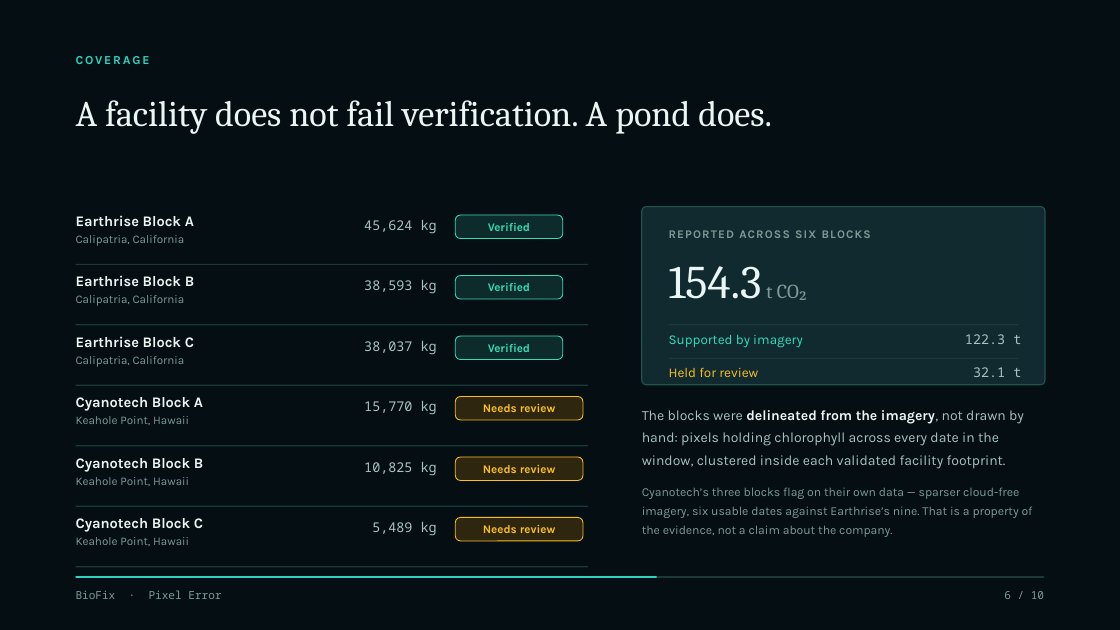
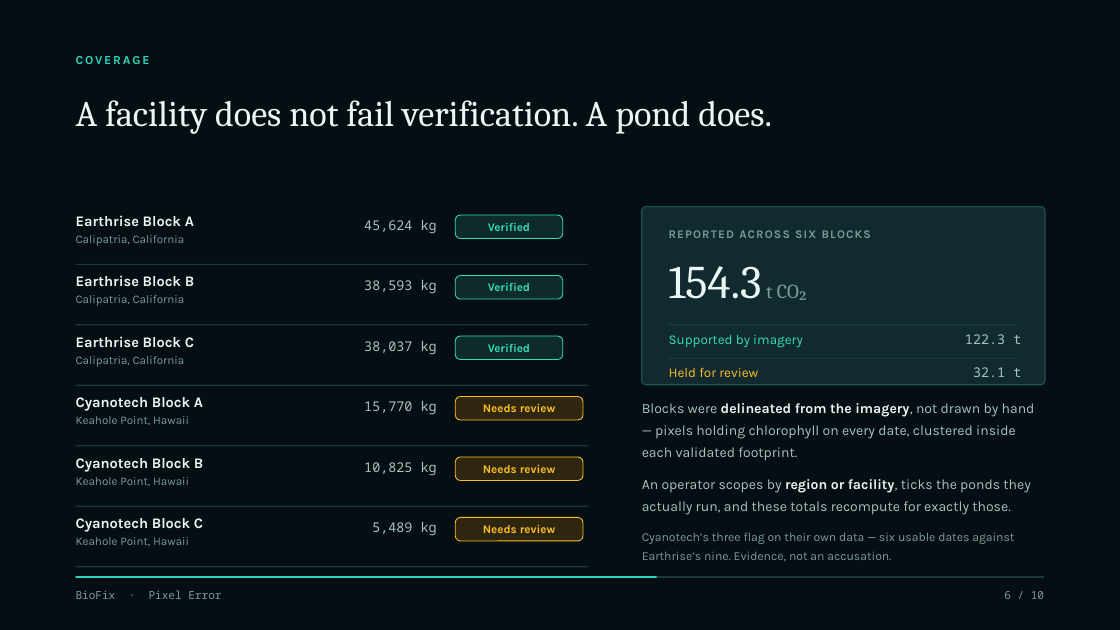
Before and after one commit to keya672005-ctrl/hackout26, a slide deck: slide 6 of BioFix_Deck.pptx. Drawn at 1120x630 pixels with LibreOffice and Linux fonts; fonts in the diff are those of the drawing. Boxes give left, top, right and bottom in pixels: in the first picture for what was removed or moved away, otherwise in the second. Text is boxed around its words. In the diff, an @@ line names an element or a change of style, - is before the commit and + after.

```diff
--- a/BioFix_Deck.pptx
+++ b/BioFix_Deck.pptx
@@ text at [642, 403, 1035, 561]: text changed; size 10.5 to 12 pt; text colour #7D9A95 to #A7C3BE @@
-The blocks were delineated from the imagery, not drawn by hand: pixels holding chlorophyll across every date in the window, clustered inside each validated facility footprint.
-Cyanotech’s three blocks flag on their own data — sparser cloud-free imagery, six usable dates against Earthrise’s nine. That is a property of the evidence, not a claim about the company.
+Blocks were delineated from the imagery, not drawn by hand — pixels holding chlorophyll on every date, clustered inside each validated footprint.
+An operator scopes by region or facility, ticks the ponds they actually run, and these totals recompute for exactly those.
+Cyanotech’s three flag on their own data — six usable dates against Earthrise’s nine. Evidence, not an accusation.
```
Also in this commit, not shown: 1 other slide changed, 1 other file.
